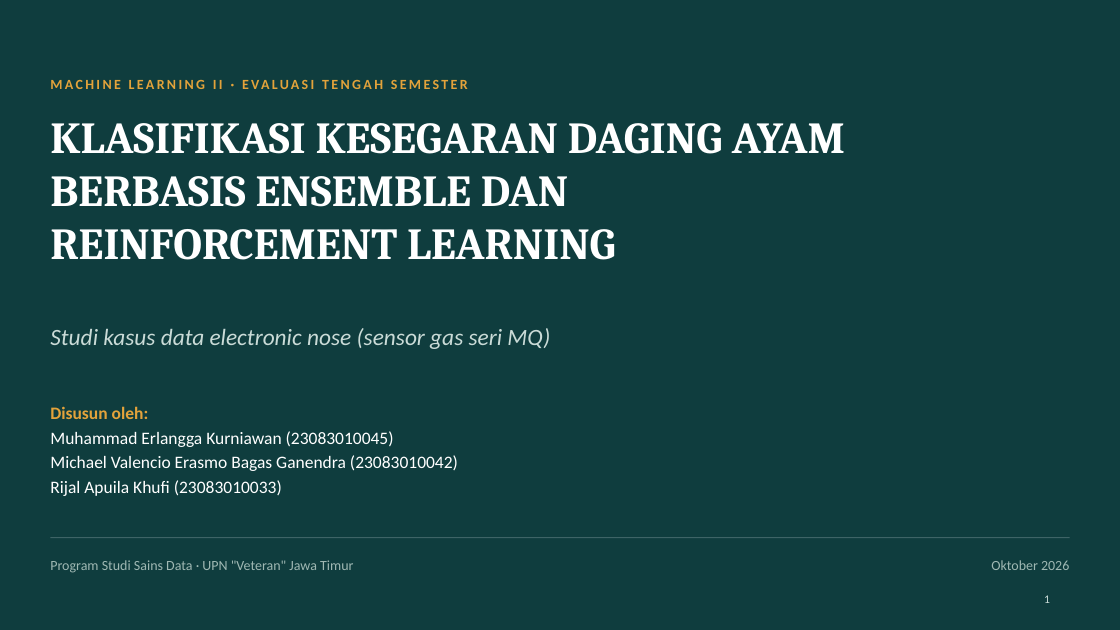
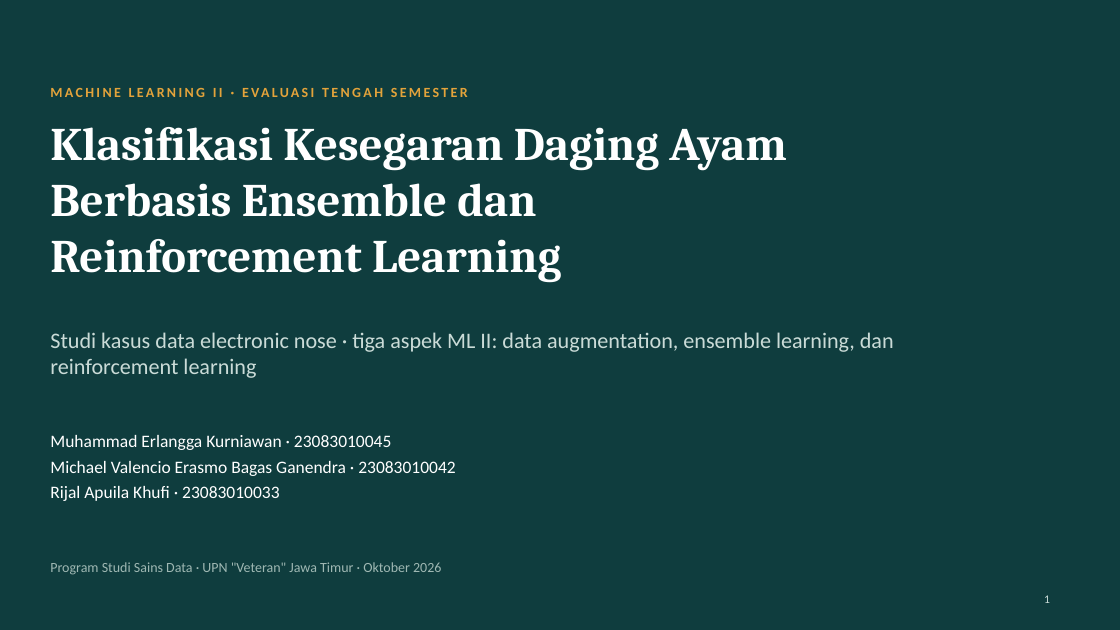
Before and after one commit to MuhammadErlanggaKurniawan/ets-ml2-kelompok, a slide deck: slide 1 of deck/ETS_ML2_Kesegaran_Ayam.pptx. Drawn at 1120x630 pixels with LibreOffice and Linux fonts; fonts in the diff are those of the drawing. Boxes give left, top, right and bottom in pixels: in the first picture for what was removed or moved away, otherwise in the second. Text is boxed around its words. In the diff, an @@ line names an element or a change of style, - is before the commit and + after.

```diff
--- a/deck/ETS_ML2_Kesegaran_Ayam.pptx
+++ b/deck/ETS_ML2_Kesegaran_Ayam.pptx
@@ text "MACHINE LEARNING II · EVALUASI ..." rewrapped from [407, 229, 616, 260] to [372, 239, 561, 348] @@
@@ text at [50, 127, 787, 273]: text changed; size 38 to 40 pt @@
-KLASIFIKASI KESEGARAN DAGING AYAM
-BERBASIS ENSEMBLE DAN
-REINFORCEMENT LEARNING
+Klasifikasi Kesegaran Daging Ayam
+Berbasis Ensemble dan
+Reinforcement Learning
@@ text at [50, 332, 894, 378]: text changed; size 20 to 19 pt; italic off @@
-Studi kasus data electronic nose (sensor gas seri MQ)
+Studi kasus data electronic nose · tiga aspek ML II: data augmentation, ensemble learning, dan reinforcement learning
@@ text at [50, 435, 455, 501]: text changed @@
-Disusun oleh:
-Muhammad Erlangga Kurniawan (23083010045)
-Michael Valencio Erasmo Bagas Ganendra (23083010042)
-Rijal Apuila Khufi (23083010033)
+Muhammad Erlangga Kurniawan · 23083010045
+Michael Valencio Erasmo Bagas Ganendra · 23083010042
+Rijal Apuila Khufi · 23083010033
@@ line removed from (50, 538) to (1070, 538) @@
@@ text at [50, 562, 441, 575]: text changed @@
-Program Studi Sains Data · UPN "Veteran" Jawa Timur
+Program Studi Sains Data · UPN "Veteran" Jawa Timur · Oktober 2026
@@ text removed at [991, 560, 1069, 570] @@
-Oktober 2026
```
Also in this commit, not shown: 4 other slides changed, 7 slides added, 15 slides removed, 1 other file.
